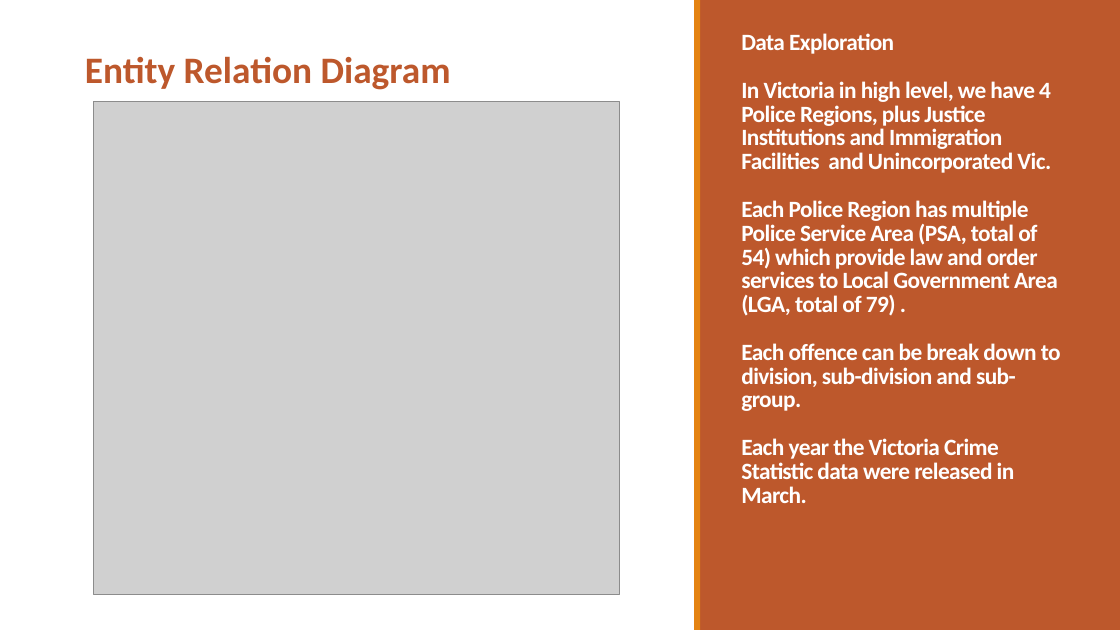
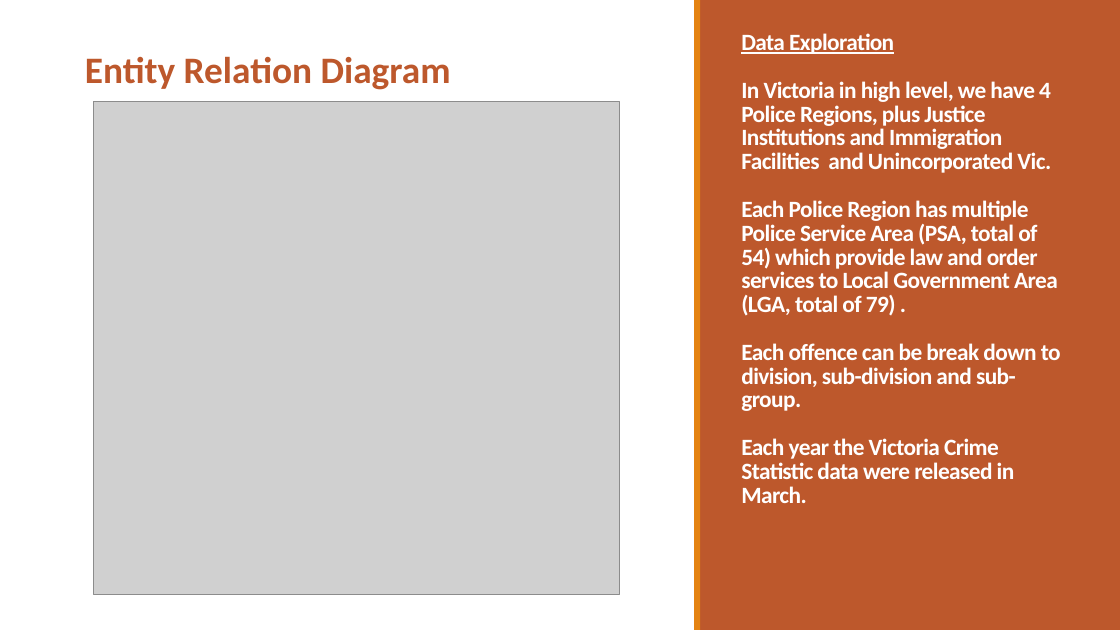
Before and after one commit to PhuongTieuOp/project3, a slide deck: slide 3 of Victoria Crime Data Visualization3.pptx (slide 4 before the commit). Drawn at 1120x630 pixels with LibreOffice and Linux fonts; fonts in the diff are those of the drawing; grey boxes stand for pictures. Boxes give left, top, right and bottom in pixels: in the first picture for what was removed or moved away, otherwise in the second. Text is boxed around its words. In the diff, an @@ line names an element or a change of style, - is before the commit and + after.

```diff
--- a/Victoria Crime Data Visualization3.pptx
+++ b/Victoria Crime Data Visualization3.pptx
@@ title "Data Exploration In Victoria in ..." at box(741, 33, 1061, 503): underline on in "Data Exploration" @@
```
Also in this commit, not shown: 7 other slides changed, 1 slide added, 3 slides removed, 1 other file.
